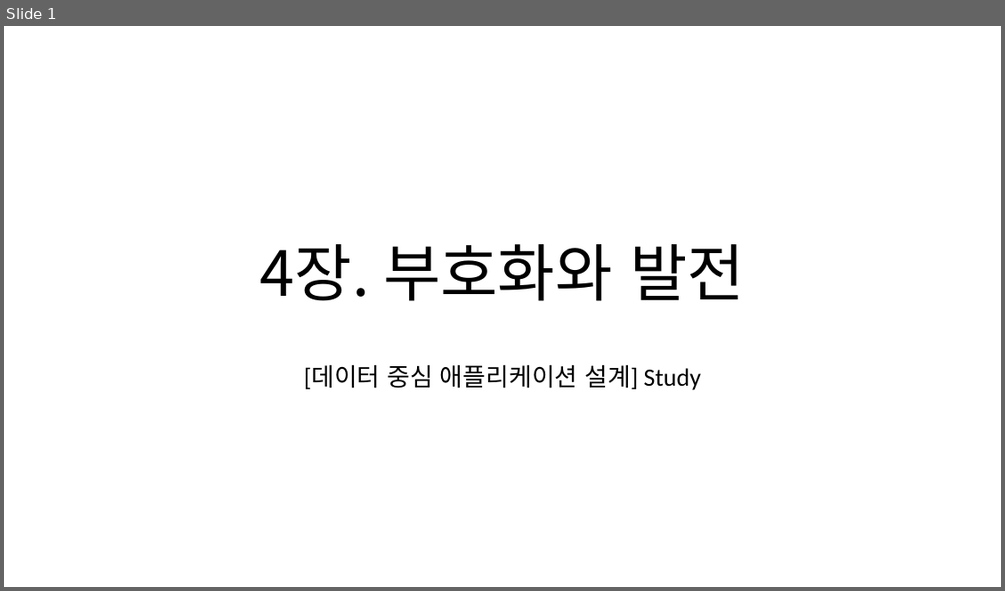
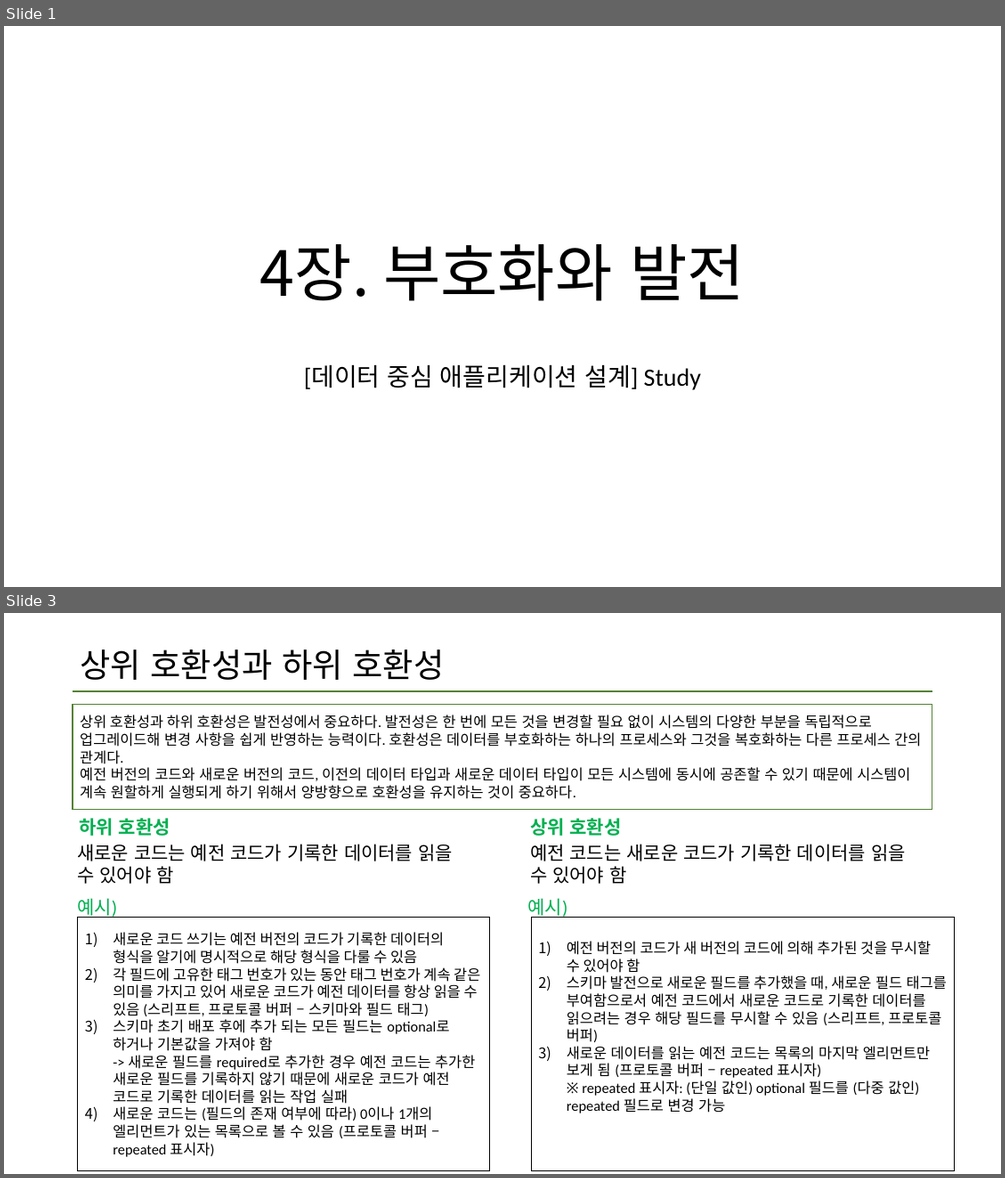
Before and after one commit to data-system-wiki/designing-data-intensive-applications, a slide deck: resources/chapter 4 summary.pptx. Shown one above the other, each under a label of ours: slide 1 before the commit, slides 1 and 3 after it; the slides between them are not shown. The pictures are 1005x591 and 1005x1178 pixels, drawn with LibreOffice and Linux fonts; fonts in the diff are those of the drawing. Boxes give left, top, right and bottom in pixels: in the first picture for what was removed or moved away, otherwise in the second. Text is boxed around its words. In the diff, an @@ line names an element or a change of style, - is before the commit and + after.

Commit message:
4장 3차 업데이트

```diff
--- a/resources/chapter 4 summary.pptx
+++ b/resources/chapter 4 summary.pptx
@@ slide 3 added at <box>4,613,1001,1174</box>, background #FFFFFF @@
@@ title added at <box>80,649,445,680</box>, 32 pt, text #000000 @@
+상위 호환성과 하위 호환성
@@ line added from (73, 691) to (933, 691), #548235 2.25 pt @@
@@ rectangle added at <box>73,705,933,809</box>, outline #538234 1 pt, 14 pt, text #000000 @@
+상위 호환성과 하위 호환성은 발전성에서 중요하다. 발전성은 한 번에 모든 것을 변경할 필요 없이 시스템의 다양한 부분을 독립적으로 업그레이드해 변경 사항을 쉽게 반영하는 능력이다. 호환성은 데이터를 부호화하는 하나의 프로세스와 그것을 복호화하는 다른 프로세스 간의 관계다.
+예전 버전의 코드와 새로운 버전의 코드, 이전의 데이터 타입과 새로운 데이터 타입이 모든 시스템에 동시에 공존할 수 있기 때문에 시스템이 계속 원할하게 실행되게 하기 위해서 양방향으로 호환성을 유지하는 것이 중요하다.
@@ text added at <box>79,818,170,835</box>, 18 pt, text #00B050, bold @@
+하위 호환성
@@ text added at <box>530,818,622,835</box>, 18 pt, text #00B050, bold @@
+상위 호환성
@@ text added at <box>77,844,453,884</box>, 18 pt, text #000000 @@
+새로운 코드는 예전 코드가 기록한 데이터를 읽을 수 있어야 함
@@ text added at <box>530,844,906,884</box>, 18 pt, text #000000 @@
+예전 코드는 새로운 코드가 기록한 데이터를 읽을 수 있어야 함
@@ text added at <box>77,898,117,918</box>, 18 pt, text #00B050 @@
+예시)
@@ text added at <box>527,898,567,918</box>, 18 pt, text #00B050 @@
+예시)
@@ rectangle added at <box>77,917,489,1171</box>, outline #000000 1 pt, 14 pt, text #000000 @@
+1) 새로운 코드 쓰기는 예전 버전의 코드가 기록한 데이터의 형식을 알기에 명시적으로 해당 형식을 다룰 수 있음
+2) 각 필드에 고유한 태그 번호가 있는 동안 태그 번호가 계속 같은 의미를 가지고 있어 새로운 코드가 예전 데이터를 항상 읽을 수 있음 (스리프트, 프로토콜 버퍼 – 스키마와 필드 태그)
+3) 스키마 초기 배포 후에 추가 되는 모든 필드는 optional로 하거나 기본값을 가져야 함
+   -> 새로운 필드를 required로 추가한 경우 예전 코드는 추가한 새로운 필드를 기록하지 않기 때문에 새로운 코드가 예전 코드로 기록한 데이터를 읽는 작업 실패
+4) 새로운 코드는 (필드의 존재 여부에 따라) 0이나 1개의 엘리먼트가 있는 목록으로 볼 수 있음 (프로토콜 버퍼 – repeated 표시자)
@@ rectangle added at <box>531,917,955,1171</box>, outline #000000 1 pt, 14 pt, text #000000 @@
+1) 예전 버전의 코드가 새 버전의 코드에 의해 추가된 것을 무시할 수 있어야 함
+2) 스키마 발전으로 새로운 필드를 추가했을 때, 새로운 필드 태그를 부여함으로서 예전 코드에서 새로운 코드로 기록한 데이터를 읽으려는 경우 해당 필드를 무시할 수 있음 (스리프트, 프로토콜 버퍼)
+3) 새로운 데이터를 읽는 예전 코드는 목록의 마지막 엘리먼트만 보게 됨 (프로토콜 버퍼 – repeated 표시자)
+   ※ repeated 표시자: (단일 값인) optional 필드를 (다중 값인) repeated 필드로 변경 가능
```
Also in this commit, not shown: 8 slides changed, 1 other slide added, 2 slides removed.
